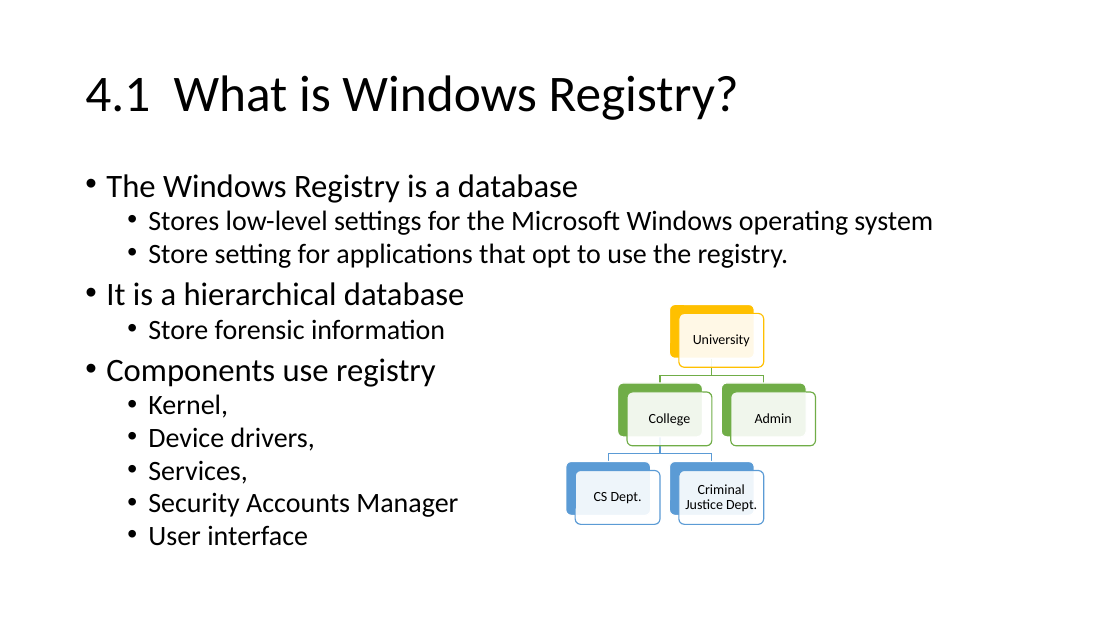
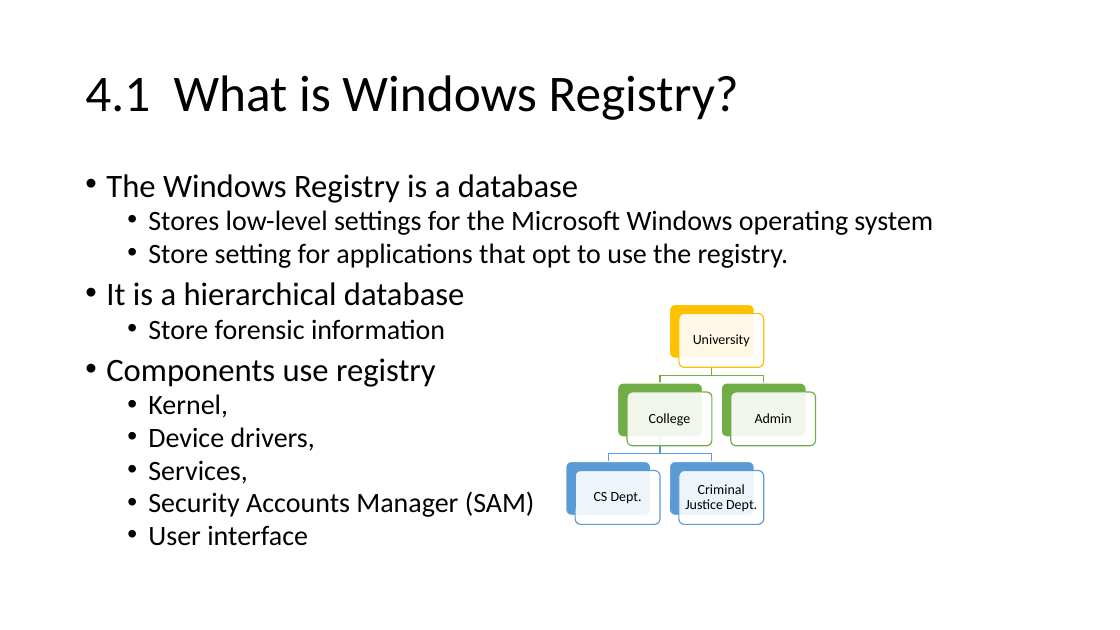
Before and after one commit to frankwxu/digital-forensics-lab, a slide deck: slide 14 of NIST_Data_Leakage_Case/NIST_Data_Leakage_00_Env_Setting.pptx. Drawn at 1120x630 pixels with LibreOffice and Linux fonts; fonts in the diff are those of the drawing; background and template pictures are left out. Boxes give left, top, right and bottom in pixels: in the first picture for what was removed or moved away, otherwise in the second. Text is boxed around its words. In the diff, an @@ line names an element or a change of style, - is before the commit and + after.

```diff
--- a/NIST_Data_Leakage_Case/NIST_Data_Leakage_00_Env_Setting.pptx
+++ b/NIST_Data_Leakage_Case/NIST_Data_Leakage_00_Env_Setting.pptx
@@ text at (x1=148, y1=491, x2=535, y2=517): text changed @@
-  • Security Accounts Manager
+  • Security Accounts Manager (SAM)
```
Also in this commit, not shown: 11 other slides changed, 1 slide added, 10 other files.
